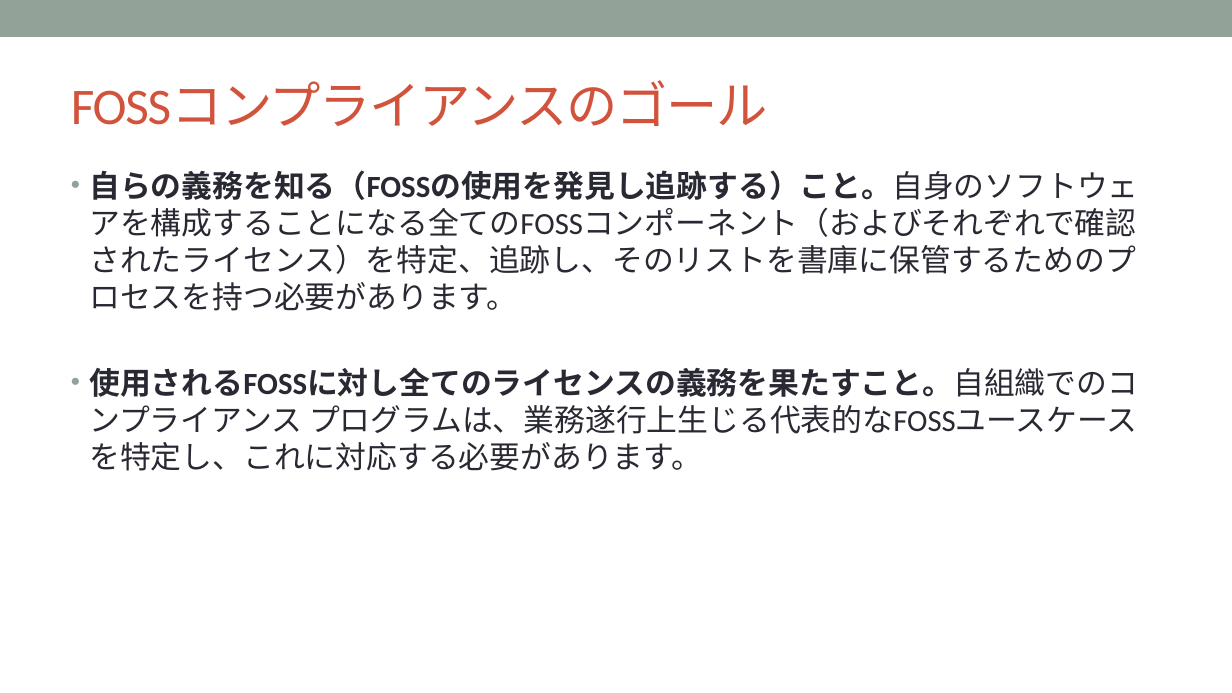
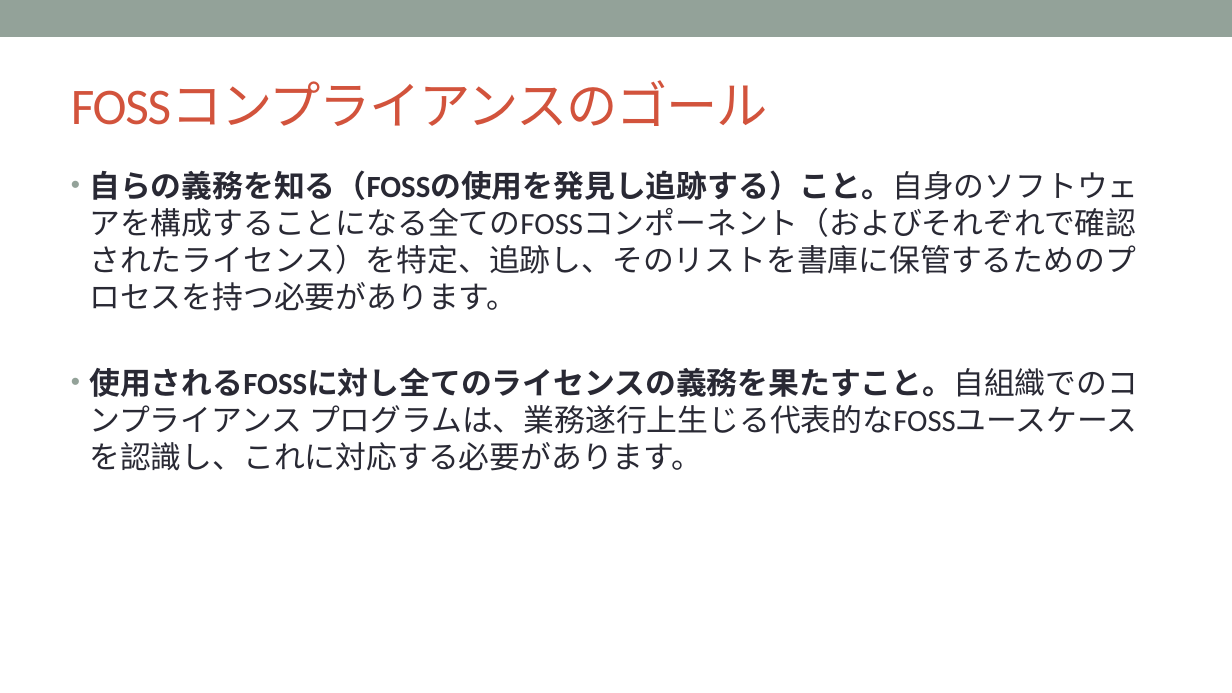
Before and after one commit to OpenChain-Project/Curriculum-Translation-JP, a slide deck: slide 23 of target/openchain-curriculum-release-2.pptx. Drawn at 1232x693 pixels with LibreOffice and Linux fonts; fonts in the diff are those of the drawing; background and template pictures are left out. Boxes give left, top, right and bottom in pixels: in the first picture for what was removed or moved away, otherwise in the second. Text is boxed around its words. In the diff, an @@ line names an element or a change of style, - is before the commit and + after.

Commit message:
24/75 slides done.

```diff
--- a/target/openchain-curriculum-release-2.pptx
+++ b/target/openchain-curriculum-release-2.pptx
@@ text at [89, 367, 1138, 471]: text changed @@
-• 使用されるFOSSに対し全てのライセンスの義務を果たすこと。自組織でのコンプライアンス プログラムは、業務遂行上生じる代表的なFOSSユースケースを特定し、これに対応する必要があります。
+• 使用されるFOSSに対し全てのライセンスの義務を果たすこと。自組織でのコンプライアンス プログラムは、業務遂行上生じる代表的なFOSSユースケースを認識し、これに対応する必要があります。
```
Also in this commit, not shown: 1 other slide changed, 7 other files.
